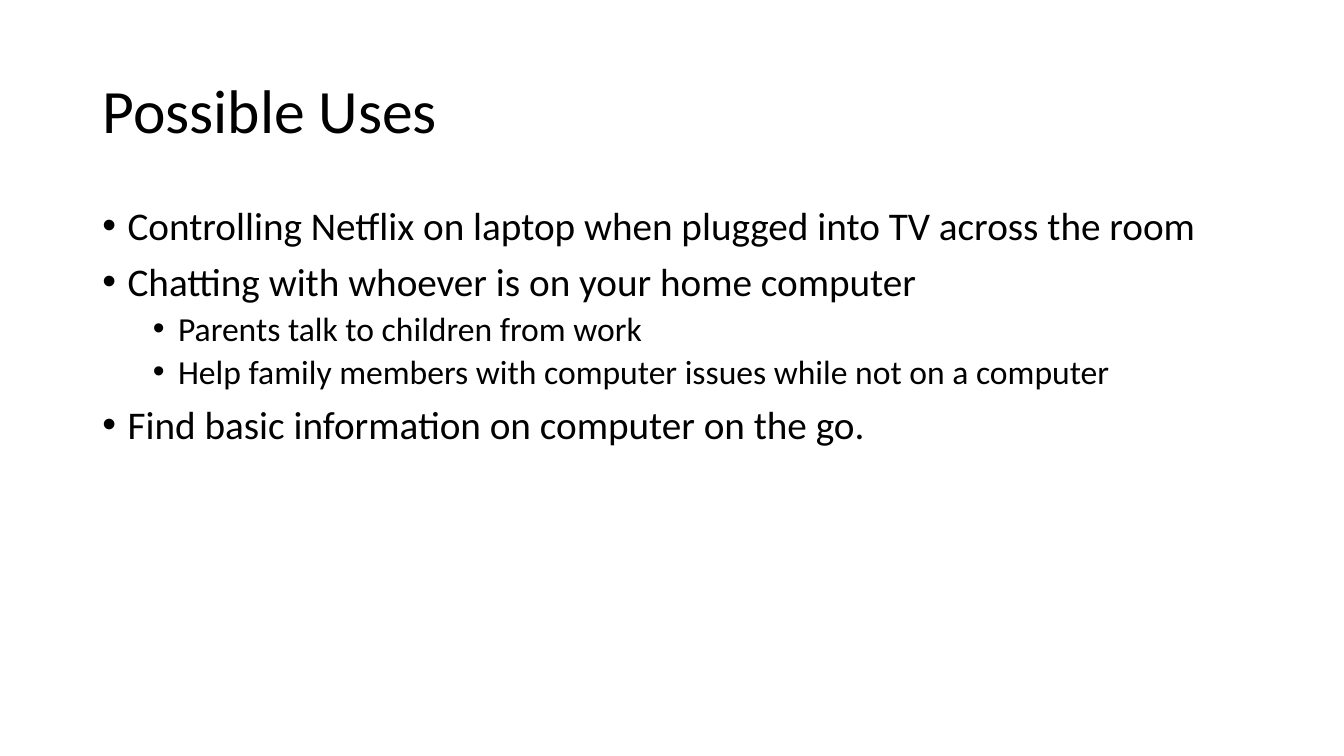
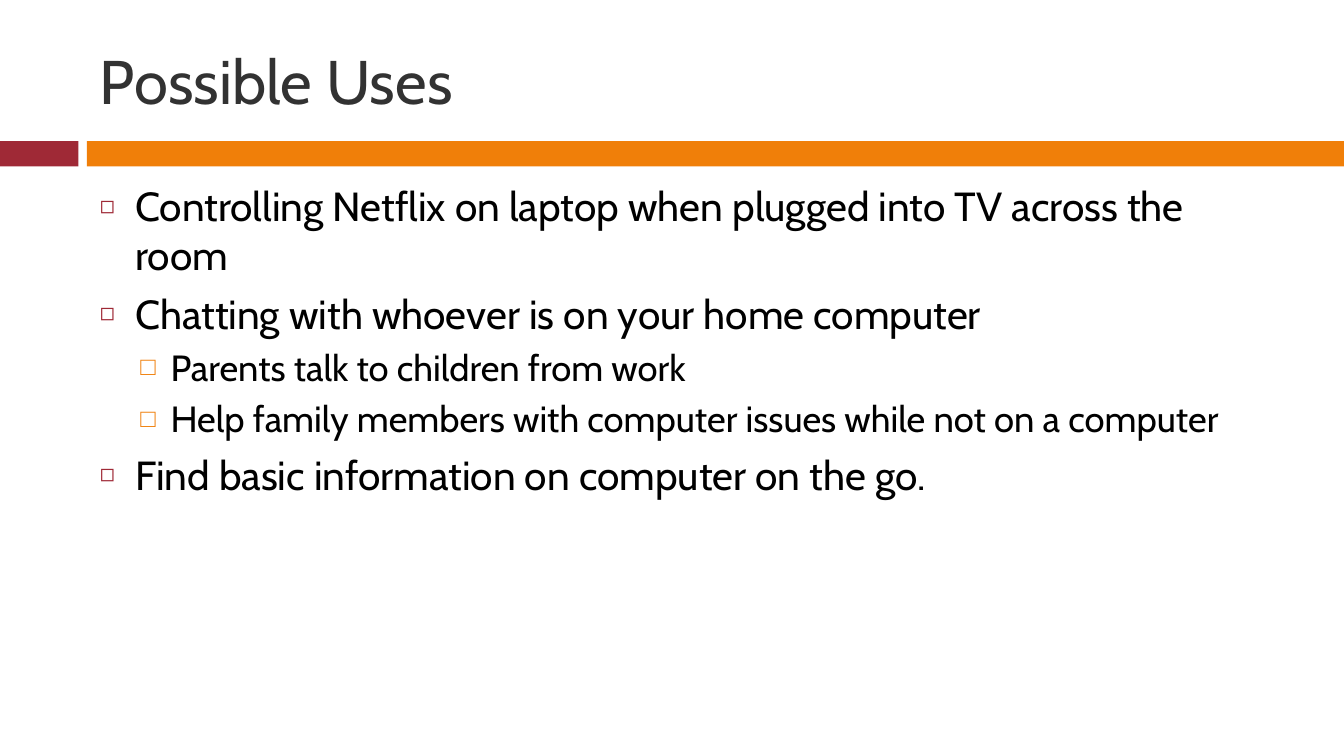
Before and after one commit to rferrance/DataBridge, a slide deck: slide 3 of DataBridgePresentation.pptx. Drawn at 1344x756 pixels with LibreOffice and Linux fonts; fonts in the diff are those of the drawing. Boxes give left, top, right and bottom in pixels: in the first picture for what was removed or moved away, otherwise in the second. Text is boxed around its words. In the diff, an @@ line names an element or a change of style, - is before the commit and + after.

```diff
--- a/DataBridgePresentation.pptx
+++ b/DataBridgePresentation.pptx
@@ title "Possible Uses" moved from (x1=102, y1=90, x2=437, y2=134) to (x1=100, y1=58, x2=452, y2=105) @@
@@ title "Possible Uses" at (x1=100, y1=58, x2=452, y2=105): font Calibri to Cabin, text colour #000000 to #323232; line spacing 0.9 to 1 @@
@@ rectangle added at (x1=0, y1=141, x2=79, y2=166), fill #9F2936 @@
@@ rectangle added at (x1=87, y1=141, x2=1344, y2=166), fill #F07F09 @@
@@ text "Controlling Netflix on laptop when ..." moved from (x1=128, y1=212, x2=1195, y2=446) to (x1=135, y1=190, x2=1218, y2=499) @@
@@ text "Controlling Netflix on laptop when ..." at (x1=135, y1=190, x2=1218, y2=499): size 28 to 29 pt in "Controlling Netflix on laptop when plugged into ...", "Chatting with whoever is on your home ...", "Find basic information on computer on the ..."; font Calibri to Cabin; size 24 to 26 pt in "Parents talk to children from work", "Help family members with computer issues while ..."; bullet • to ◻; line spacing 0.9 to 1; less space between paragraphs; bullet • to □ @@
```
Also in this commit, not shown: 9 other slides changed.
